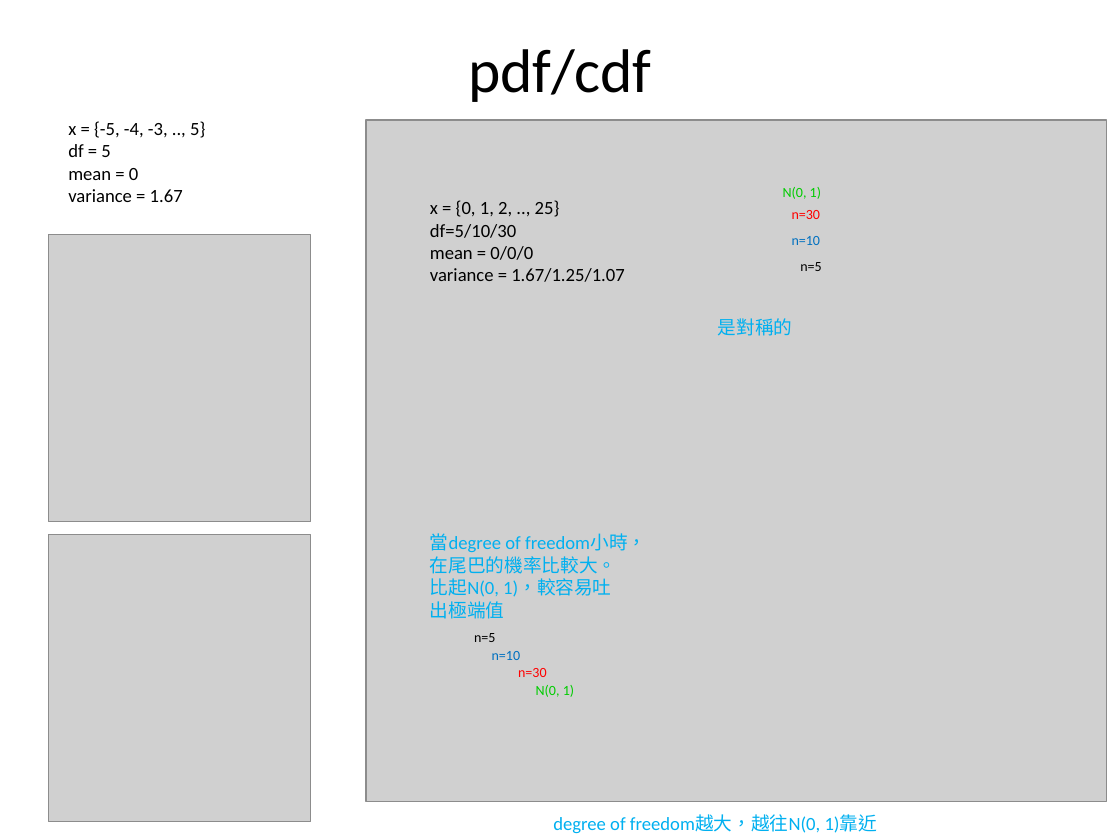
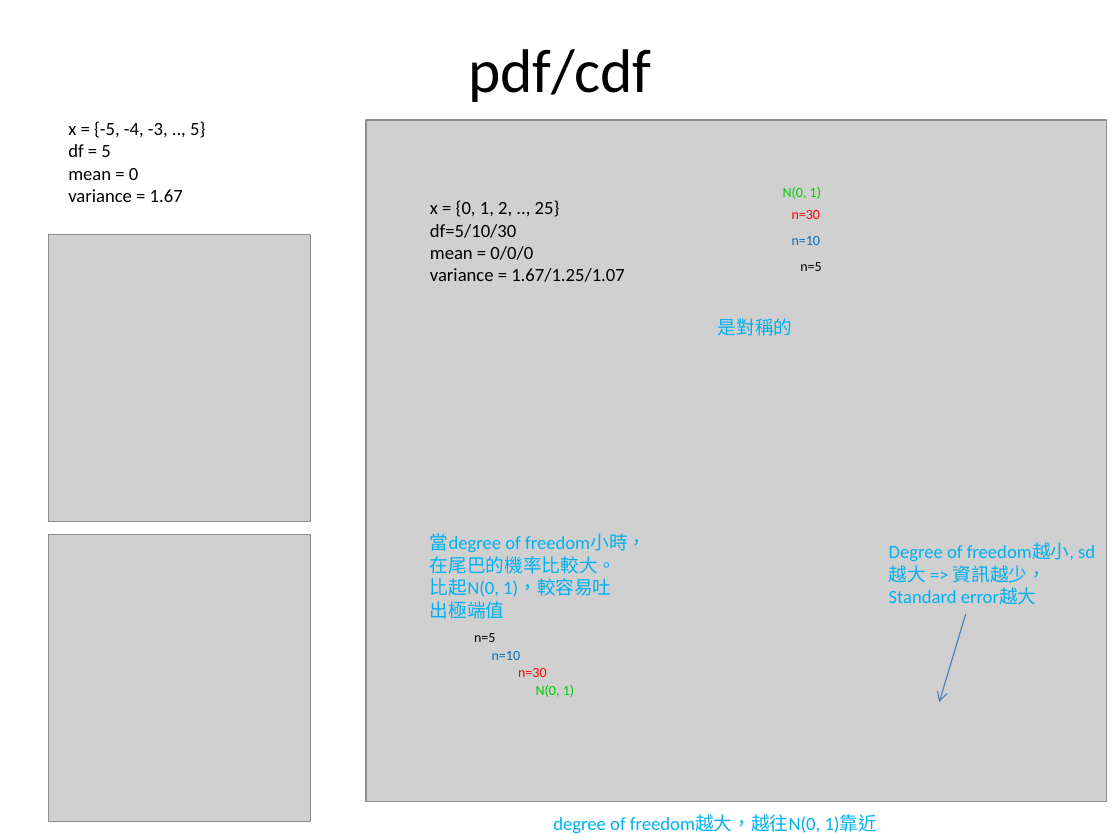
Before and after one commit to fuchingy/data_science, a slide deck: slide 34 of probability/doc/random_variable_distribution.pptx. Drawn at 1120x840 pixels with LibreOffice and Linux fonts; fonts in the diff are those of the drawing; grey boxes stand for pictures. Boxes give left, top, right and bottom in pixels: in the first picture for what was removed or moved away, otherwise in the second. Text is boxed around its words. In the diff, an @@ line names an element or a change of style, - is before the commit and + after.

```diff
--- a/probability/doc/random_variable_distribution.pptx
+++ b/probability/doc/random_variable_distribution.pptx
@@ text added at (889,543,1074,605), 12 pt, text #00B0F0 @@
+Degree of freedom越小, sd越大 => 資訊越少，Standard error越大
@@ arrow added from (965, 614) to (940, 702), #4B7EBC 0.75 pt @@
```
Also in this commit, not shown: 1 other slide changed, 1 other file.
